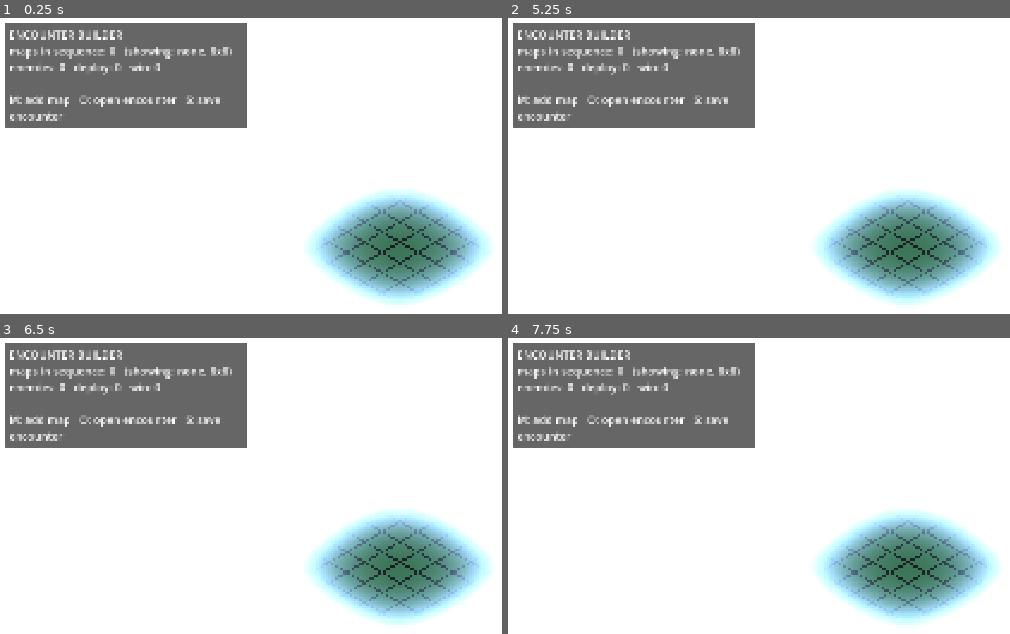
Above: before the commit, frames 1-4 (two rows, left to right).
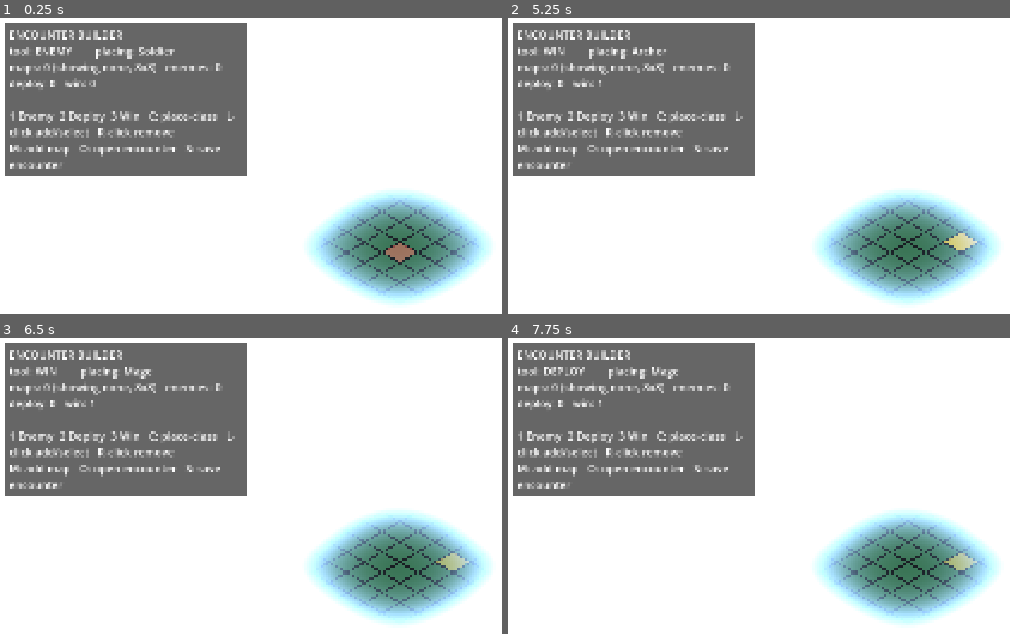
Above: after the commit, the same moments.

Repository: ZWMiller/cylinder_tactics
Game: Godot game, scene res://scenes/EncounterBuilder.tscn
Same seed, same stepped clock (60 frames per second), same inputs: the game is played once before the commit and once after it. This scene is started directly instead of the project's main scene.
Inputs (mouse positions are in pixels of both pictures, inside the frame that each line leads up to):
- Up to frame 1 (0.25 s): no input
- Up to frame 2 (5.25 s): tap Enter (ui_accept) at 0.5, 0.77, 1.25, 2, 2.75, 3.5, 3.77, 4.25 s; move the mouse to (outside the picture) at 0.52 s; hold Up (ui_up) 0.53-1.25 s; tap 1 at 0.6, 3.6 s; click (outside the picture) at 0.67 s; tap 2 at 0.8, 3.8 s; drag from (748, 266) to (outside the picture) at 1.27 s; move the mouse to (989, 145) at 2.02 s; hold Up (ui_up) 2.03-2.75 s; tap 3 at 2.1, 5.1 s; click (989, 145) at 2.17 s; tap C at 2.3 s; drag from (outside the picture) to (668, 174) at 2.77 s; move the mouse to (outside the picture) at 3.52 s; hold Left (ui_left) 3.53-4.25 s; click (outside the picture) at 3.67 s; drag from (668, 174) to (789, 130) at 4.27 s; move the mouse to (949, 242) at 5.02 s; hold Down (ui_down) from 5.03 s (still down); click (949, 242) at 5.17 s
- Up to frame 3 (6.5 s): tap C at 5.3 s; release Down (ui_down) at 5.75 s; drag from (281, 450) to (240, 586) at 5.77 s
- Up to frame 4 (7.75 s): move the mouse to (outside the picture) at 6.52 s; hold Up (ui_up) 6.53-7.25 s; tap T at 6.6 s; click (outside the picture) at 6.67 s; tap Enter (ui_accept) at 6.77 s; tap 2 at 6.8 s; drag from (748, 586) to (outside the picture) at 7.27 s

The runs differ from the first frame. In frame 1, 11% of the frame differs, in the area x 0-83%, y 9-83%; in frame 2, 11%; in frame 3, 11%; in frame 4, 11%.

Commit message:
Encounter Builder: placement tools + enemy face field + save fix
Make the Encounter Builder functional:
- Three placement tools (1 Enemy / 2 Deploy / 3 Win): left-click to place
  an enemy (red token, class label; C cycles the class) or paint a deploy/
  win region tile; right-click removes. Click an existing enemy to open an
  inspector (class + level + delete). Gold/blue/gold overlays on the map.
- EnemyPlacement gains a `face` field (TileFaces.Face, default TOP) so
  face-aware placement (undersides/walls, Phase 5) needs no format change;
  all tile picking funnels through one _pick_tile() swap point.
- Save fix: take_over_path on the MapSequence before saving the encounter,
  so it serializes an EXTERNAL reference to the shared sequence file instead
  of inlining a copy.
- First authored fixture: assets/encounters/wall_moat_test.tres (+ seq).

Co-Authored-By: Claude Opus 4.8 <noreply@anthropic.com>

Diff:
--- /dev/null
+++ b/assets/encounters/wall_moat_test.tres
@@ -0,0 +1,38 @@
+[gd_resource type="Resource" script_class="Encounter" format=3]
+
+[ext_resource type="Script" path="res://scripts/encounter/EnemyPlacement.gd" id="1_8g7bv"]
+[ext_resource type="Script" path="res://scripts/maps/MapSequence.gd" id="2_kska6"]
+[ext_resource type="Script" path="res://scripts/encounter/Encounter.gd" id="3_mrd1a"]
+
+[sub_resource type="Resource" id="Resource_tjnov"]
+script = ExtResource("1_8g7bv")
+tile = Vector2i(5, 4)
+klass = 1
+
+[sub_resource type="Resource" id="Resource_niwau"]
+script = ExtResource("1_8g7bv")
+tile = Vector2i(10, 4)
+klass = 1
+
+[sub_resource type="Resource" id="Resource_pup1v"]
+script = ExtResource("1_8g7bv")
+tile = Vector2i(7, 4)
+
+[sub_resource type="Resource" id="Resource_lyxkk"]
+script = ExtResource("1_8g7bv")
+tile = Vector2i(8, 4)
+
+[sub_resource type="Resource" id="Resource_ba4jb"]
+script = ExtResource("2_kska6")
+maps = PackedStringArray("res://assets/maps/wall_moat_test.tres")
+turns_after = PackedInt32Array(10)
+anchors = PackedInt32Array(0)
+
+[resource]
+script = ExtResource("3_mrd1a")
+map_sequence = SubResource("Resource_ba4jb")
+enemies = Array[ExtResource("1_8g7bv")]([SubResource("Resource_tjnov"), SubResource("Resource_niwau"), SubResource("Resource_pup1v"), SubResource("Resource_lyxkk")])
+regions = {
+"deploy": PackedInt32Array(1, 11, 1, 12, 2, 12, 2, 11, 3, 11, 3, 12),
+"win": PackedInt32Array(10, 0, 10, 1, 9, 0, 9, 1)
+}
--- /dev/null
+++ b/assets/sequences/wall_moat_test_seq.tres
@@ -0,0 +1,9 @@
+[gd_resource type="Resource" script_class="MapSequence" format=3]
+
+[ext_resource type="Script" path="res://scripts/maps/MapSequence.gd" id="1_p7sfn"]
+
+[resource]
+script = ExtResource("1_p7sfn")
+maps = PackedStringArray("res://assets/maps/wall_moat_test.tres")
+turns_after = PackedInt32Array(10)
+anchors = PackedInt32Array(0)
--- a/scripts/encounter/EncounterBuilder.gd
+++ b/scripts/encounter/EncounterBuilder.gd
@@ -10,9 +10,8 @@
 ##
 ## The common editor scaffolding (display field, camera, theme, HUD panel, dialog factory, input
 ## guard) lives in `AuthoringScene`, which this extends; here we only add the encounter-specific
-## pieces. THIS IS THE SKELETON (Phase 3 step 2): load-a-map-and-display + the save/load round-trip.
-## Placement tools (enemies, deploy/win regions) and the MAPS sequence panel land in later steps;
-## today the sequence is edited only by "add a map".
+## pieces: the three placement tools (ENEMY / DEPLOY / WIN), their on-map overlays, and the enemy
+## inspector. Still to come (later steps): the MAPS sequence panel, per-stat overrides / bosses.
 extends AuthoringScene
 
 ## Folders each document type lives in (mirrors the layering: maps → sequences → encounters).
@@ -24,6 +23,26 @@
 const PLACEHOLDER_SIZE := 8
 const PLACEHOLDER_HEIGHT := 1
 
+## What a left-click places/paints. ENEMY drops/selects an enemy unit; DEPLOY and WIN toggle a tile
+## in the player-start and reach-to-win regions. Switched with the 1 / 2 / 3 keys.
+enum Tool { ENEMY, DEPLOY, WIN }
+
+## The classes a newly-placed enemy can be, cycled with C (each enemy's class is then editable in the
+## inspector). Order is cosmetic — matches the class enum.
+const PLACE_CLASSES: Array[int] = [UnitClasses.Class.SOLDIER, UnitClasses.Class.ARCHER, UnitClasses.Class.MAGE]
+
+## Overlay colors: the per-tool hover pad, the enemy token (+ its selected highlight), and the two
+## region decals. Kept together so the palette reads at a glance (and matches the ally/enemy feel).
+const HOVER_COLORS := {
+	Tool.ENEMY: Color(1.0, 0.4, 0.35, 0.5),
+	Tool.DEPLOY: Color(0.35, 0.6, 1.0, 0.5),
+	Tool.WIN: Color(1.0, 0.85, 0.2, 0.5),
+}
+const ENEMY_COLOR := Color(0.85, 0.2, 0.2)
+const ENEMY_SELECTED_COLOR := Color(1.0, 0.75, 0.2)
+const DEPLOY_DECAL_COLOR := Color(0.35, 0.6, 1.0, 0.45)
+const WIN_DECAL_COLOR := Color(1.0, 0.85, 0.2, 0.5)
+
 ## The encounter being authored. Starts empty (an empty `MapSequence`, no enemies, no regions);
 ## "add a map" grows the sequence, and Open replaces it with a loaded one.
 var _encounter: Encounter
@@ -31,11 +50,31 @@
 ## `res://` path of the map currently shown on the field (for the HUD + recenter), or "" if none.
 var _shown_map_path: String = ""
 
-## The encounter-specific file pickers (built via the base `_make_dialog`, which registers them for
-## the dialog-open guard). Add-a-map opens the maps folder; open/save use the encounters folder.
+## The active placement tool, the class the next placed enemy takes, and the enemy currently
+## selected (its inspector open / token highlighted), or null.
+var _tool: int = Tool.ENEMY
+var _place_class: int = UnitClasses.Class.SOLDIER
+var _selected_enemy: EnemyPlacement = null
+
+## Root for all the on-map overlays (enemy tokens + region decals), rebuilt wholesale by
+## `_redraw_overlays`. A plain Node3D under this scene (world = field space, both at origin).
+var _overlay_root: Node3D
+
+## Shared overlay resources, built once in `_build_ui` and reused per marker.
+var _token_mesh: CylinderMesh
+var _decal_mesh: PlaneMesh
+var _enemy_mat: StandardMaterial3D
+var _enemy_selected_mat: StandardMaterial3D
+var _deploy_mat: StandardMaterial3D
+var _win_mat: StandardMaterial3D
+
+## The encounter-specific file pickers + the enemy inspector (all registered for the dialog guard).
 var _map_open_dialog: FileDialog
 var _enc_open_dialog: FileDialog
 var _enc_save_dialog: FileDialog
+var _inspector: AcceptDialog
+var _class_option: OptionButton
+var _level_spin: SpinBox
 
 
 # --- AuthoringScene hooks -----------------------------------------------------
@@ -45,11 +84,16 @@
 	return _flat_states(PLACEHOLDER_SIZE, PLACEHOLDER_SIZE, PLACEHOLDER_HEIGHT, TileTypes.Type.GRASS)
 
 
-## HOOK: create the blank encounter and the file pickers, then draw the HUD. (The base has already
-## built the field, camera, theme, and the HUD panel/label by now.)
+## HOOK: create the blank encounter, the overlay resources + root, the file pickers, the inspector,
+## then draw the HUD. (The base has already built the field, camera, theme, and HUD panel by now.)
 func _build_ui() -> void:
 	_encounter = Encounter.new()
 	_encounter.map_sequence = MapSequence.new()
+
+	_build_overlay_resources()
+	_overlay_root = Node3D.new()
+	_overlay_root.name = "Overlays"
+	add_child(_overlay_root)
 
 	_map_open_dialog = _make_dialog(FileDialog.FILE_MODE_OPEN_FILE, MAPS_DIR, "Map resource")
 	_map_open_dialog.file_selected.connect(_on_map_chosen)
@@ -58,18 +102,35 @@
 	_enc_save_dialog = _make_dialog(FileDialog.FILE_MODE_SAVE_FILE, ENCOUNTERS_DIR, "Encounter resource")
 	_enc_save_dialog.file_selected.connect(_on_encounter_save_chosen)
 
-	_refresh_label()
+	_build_inspector()
+	_refresh_label()
+
+
+## HOOK: per-frame hover — highlight the tile under the cursor in the active tool's color (unless a
+## dialog owns input). Uses the base field's active-tile pad, recolored per tool.
+func _authoring_process(dialog_open: bool) -> void:
+	if dialog_open:
+		_field.clear_active_tile()
+		return
+	var tile := _pick_tile(get_viewport().get_mouse_position())
+	if tile == Battlefield.INVALID_TILE:
+		_field.clear_active_tile()
+	else:
+		_field.set_active_tile(tile, HOVER_COLORS[_tool])
 
 
 # --- Input --------------------------------------------------------------------
 
-## Keyboard commands. M = add a map to the sequence, O = open an encounter, S = save the encounter.
-## (Mouse placement of enemies / regions arrives with the placement tools in the next step.)
+## Keyboard: 1/2/3 pick the tool, C cycles the enemy class to place, M/O/S manage files.
 func _unhandled_input(event: InputEvent) -> void:
 	if _dialog_open():
 		return
 	if event is InputEventKey and event.pressed and not event.echo:
 		match event.keycode:
+			KEY_1: _set_tool(Tool.ENEMY)
+			KEY_2: _set_tool(Tool.DEPLOY)
+			KEY_3: _set_tool(Tool.WIN)
+			KEY_C: _cycle_place_class()
 			KEY_M:
 				_map_open_dialog.popup_centered(Vector2i(1000, 680))
 			KEY_O:
@@ -77,6 +138,257 @@
 			KEY_S:
 				_enc_save_dialog.current_file = "%s.tres" % _encounter_basename()
 				_enc_save_dialog.popup_centered(Vector2i(1000, 680))
+	elif event is InputEventMouseButton and event.pressed:
+		var tile := _pick_tile(event.position)
+		if tile == Battlefield.INVALID_TILE:
+			return
+		if event.button_index == MOUSE_BUTTON_LEFT:
+			_apply_primary(tile)
+		elif event.button_index == MOUSE_BUTTON_RIGHT:
+			_apply_secondary(tile)
+
+
+## Pick the tile under a screen point. TOP-only today — this is the SINGLE place to make placement
+## face-aware later: swap to `_field.tile_and_face_at_screen_point` and thread the returned face
+## through `_apply_primary` into the placement's `face`. Returns `Battlefield.INVALID_TILE` on a miss.
+func _pick_tile(pos: Vector2) -> Vector2i:
+	return _field.tile_at_screen_point(_camera, pos)
+
+
+## Left-click on a tile: place/select an enemy, or add the tile to the active region.
+func _apply_primary(tile: Vector2i) -> void:
+	match _tool:
+		Tool.ENEMY: _place_or_select_enemy(tile)
+		Tool.DEPLOY: _set_region_tile(Encounter.REGION_DEPLOY, tile, true)
+		Tool.WIN: _set_region_tile(Encounter.REGION_WIN, tile, true)
+
+
+## Right-click on a tile: delete the enemy there, or remove the tile from the active region.
+func _apply_secondary(tile: Vector2i) -> void:
+	match _tool:
+		Tool.ENEMY: _remove_enemy_at(tile)
+		Tool.DEPLOY: _set_region_tile(Encounter.REGION_DEPLOY, tile, false)
+		Tool.WIN: _set_region_tile(Encounter.REGION_WIN, tile, false)
+
+
+# --- Tool / class selection ---------------------------------------------------
+
+## Switch the active placement tool and refresh the HUD (the hover color follows next frame).
+func _set_tool(tool: int) -> void:
+	_tool = tool
+	_refresh_label()
+
+
+## Cycle the class a newly-placed enemy takes (existing enemies are edited in the inspector).
+func _cycle_place_class() -> void:
+	var i := PLACE_CLASSES.find(_place_class)
+	_place_class = PLACE_CLASSES[(i + 1) % PLACE_CLASSES.size()]
+	_refresh_label()
+
+
+# --- Enemies ------------------------------------------------------------------
+
+## Left-click with the ENEMY tool: if an enemy already stands on `tile`, select it AND open the
+## inspector to edit it; otherwise just drop a new one of the current place-class (level 1) and
+## select it (no inspector — so you can place a row quickly; click one again to edit it).
+func _place_or_select_enemy(tile: Vector2i) -> void:
+	var existing := _enemy_at(tile)
+	if existing != null:
+		_select_enemy(existing)
+		return
+	var e := EnemyPlacement.new()
+	e.tile = tile
+	e.face = TileFaces.Face.TOP   # TOP today; becomes the picked face when face-aware placement lands (see _pick_tile)
+	e.klass = _place_class
+	e.level = 1
+	_encounter.enemies.append(e)
+	_selected_enemy = e
+	_redraw_overlays()
+	_refresh_label()
+
+
+## Remove the enemy on `tile`, if any (right-click). Clears the selection if it was the one removed.
+func _remove_enemy_at(tile: Vector2i) -> void:
+	var e := _enemy_at(tile)
+	if e == null:
+		return
+	_encounter.enemies.erase(e)
+	if _selected_enemy == e:
+		_selected_enemy = null
+	_redraw_overlays()
+	_refresh_label()
+
+
+## The enemy placement standing on `tile`, or null. Linear scan — encounters have few enemies.
+func _enemy_at(tile: Vector2i) -> EnemyPlacement:
+	for e in _encounter.enemies:
+		if e.tile == tile:
+			return e
+	return null
+
+
+## Mark `e` as selected (highlight its token) and open the inspector to edit its class + level.
+func _select_enemy(e: EnemyPlacement) -> void:
+	_selected_enemy = e
+	_redraw_overlays()
+	_open_inspector(e)
+
+
+# --- Regions ------------------------------------------------------------------
+
+## Add (`present` = true) or remove `tile` from the named region, then redraw. Idempotent — adding a
+## tile already in the region, or removing an absent one, is a no-op.
+func _set_region_tile(name: String, tile: Vector2i, present: bool) -> void:
+	var tiles := _encounter.region(name)
+	var has := tiles.has(tile)
+	if present and not has:
+		tiles.append(tile)
+	elif not present and has:
+		tiles.erase(tile)
+	else:
+		return
+	_encounter.set_region(name, tiles)
+	_redraw_overlays()
+	_refresh_label()
+
+
+# --- Overlays -----------------------------------------------------------------
+
+## Build the shared meshes + materials used by every token / decal (once, in `_build_ui`).
+func _build_overlay_resources() -> void:
+	var ts: float = _field.tile_size
+	_token_mesh = CylinderMesh.new()
+	_token_mesh.top_radius = ts * 0.26
+	_token_mesh.bottom_radius = ts * 0.26
+	_token_mesh.height = ts * 1.1
+	_decal_mesh = PlaneMesh.new()
+	_decal_mesh.size = Vector2(ts * 0.92, ts * 0.92)   # a near-tile-sized flat pad, like the path markers
+	_enemy_mat = _flat_material(ENEMY_COLOR, false)
+	_enemy_selected_mat = _flat_material(ENEMY_SELECTED_COLOR, false)
+	_deploy_mat = _flat_material(DEPLOY_DECAL_COLOR, true)
+	_win_mat = _flat_material(WIN_DECAL_COLOR, true)
+
+
+## An unshaded material of `color`; `transparent` toggles alpha blending (for the flat region decals
+## vs the opaque enemy cylinders). Unshaded so overlays read the same under any lighting.
+func _flat_material(color: Color, transparent: bool) -> StandardMaterial3D:
+	var m := StandardMaterial3D.new()
+	m.albedo_color = color
+	m.shading_mode = BaseMaterial3D.SHADING_MODE_UNSHADED
+	if transparent:
+		m.transparency = BaseMaterial3D.TRANSPARENCY_ALPHA
+	return m
+
+
+## Rebuild all on-map overlays from the current encounter: a colored decal per deploy/win tile and a
+## cylinder token (labeled with class + level) per enemy, the selected one highlighted. Cheap wholesale
+## rebuild (encounters are small); called after any placement edit and after the shown map changes
+## (tile heights move, so markers must be repositioned).
+func _redraw_overlays() -> void:
+	for child in _overlay_root.get_children():
+		child.queue_free()
+	for tile in _encounter.region(Encounter.REGION_DEPLOY):
+		_add_decal(tile, _deploy_mat)
+	for tile in _encounter.region(Encounter.REGION_WIN):
+		_add_decal(tile, _win_mat)
+	for e in _encounter.enemies:
+		_add_enemy_token(e)
+
+
+## Add a flat region decal on `tile`'s surface (a hair above it so it doesn't z-fight the cap).
+func _add_decal(tile: Vector2i, mat: StandardMaterial3D) -> void:
+	var mi := MeshInstance3D.new()
+	mi.mesh = _decal_mesh
+	mi.material_override = mat
+	mi.position = _field.tile_to_world(tile.x, tile.y) + Vector3(0.0, 0.05, 0.0)
+	_overlay_root.add_child(mi)
+
+
+## Add an enemy token (a cylinder standing on the tile) plus a floating "Class Ln" label, tinting the
+## cylinder gold if it's the selected enemy.
+func _add_enemy_token(e: EnemyPlacement) -> void:
+	var mi := MeshInstance3D.new()
+	mi.mesh = _token_mesh
+	mi.material_override = _enemy_selected_mat if e == _selected_enemy else _enemy_mat
+	var base := _field.tile_to_world(e.tile.x, e.tile.y)
+	mi.position = base + Vector3(0.0, _token_mesh.height * 0.5, 0.0)   # stand ON the surface
+	_overlay_root.add_child(mi)
+
+	var label := Label3D.new()
+	label.text = "%s L%d" % [UnitClasses.display_name(e.klass), e.level]
+	label.billboard = BaseMaterial3D.BILLBOARD_ENABLED
+	label.no_depth_test = true
+	label.pixel_size = 0.006
+	label.modulate = Color.WHITE
+	label.outline_size = 8
+	label.position = base + Vector3(0.0, _token_mesh.height + 0.4, 0.0)
+	_overlay_root.add_child(label)
+
+
+# --- Enemy inspector ----------------------------------------------------------
+
+## Build the enemy inspector dialog: a class dropdown + a level spinner, plus a Delete button. Edits
+## apply to `_selected_enemy` on OK. (Per-stat overrides / boss placement are a later step.)
+func _build_inspector() -> void:
+	_inspector = AcceptDialog.new()
+	_inspector.title = "Enemy"
+	_inspector.ok_button_text = "Apply"
+	_inspector.theme = _ui_theme
+	_inspector.min_size = Vector2i(440, 240)
+	var vb := VBoxContainer.new()
+	vb.add_theme_constant_override("separation", 8)
+	_inspector.add_child(vb)
+
+	var class_label := Label.new()
+	class_label.text = "Class"
+	vb.add_child(class_label)
+	_class_option = OptionButton.new()
+	for c in PLACE_CLASSES:
+		_class_option.add_item(UnitClasses.display_name(c), c)
+	vb.add_child(_class_option)
+
+	var level_label := Label.new()
+	level_label.text = "Level"
+	vb.add_child(level_label)
+	_level_spin = SpinBox.new()
+	_level_spin.min_value = 1
+	_level_spin.max_value = 99
+	vb.add_child(_level_spin)
+
+	# A destructive "Delete" as a secondary dialog button (fires `custom_action`, not `confirmed`).
+	_inspector.add_button("Delete", true, "delete")
+	_inspector.confirmed.connect(_on_inspector_apply)
+	_inspector.custom_action.connect(_on_inspector_action)
+	add_child(_inspector)
+	register_dialog(_inspector)
+
+
+## Populate + pop the inspector for `e`.
+func _open_inspector(e: EnemyPlacement) -> void:
+	_class_option.select(_class_option.get_item_index(e.klass))
+	_level_spin.value = e.level
+	_inspector.popup_centered()
+
+
+## Apply (OK): write the dropdown class + spinner level back to the selected enemy, then redraw.
+func _on_inspector_apply() -> void:
+	if _selected_enemy == null:
+		return
+	_selected_enemy.klass = _class_option.get_selected_id()
+	_selected_enemy.level = int(_level_spin.value)
+	_redraw_overlays()
+	_refresh_label()
+
+
+## A dialog button other than OK was pressed — currently only "delete", which removes the selected
+## enemy and closes the inspector.
+func _on_inspector_action(action: StringName) -> void:
+	if action == "delete" and _selected_enemy != null:
+		_encounter.enemies.erase(_selected_enemy)
+		_selected_enemy = null
+		_redraw_overlays()
+		_refresh_label()
+	_inspector.hide()
 
 
 # --- Map sequence -------------------------------------------------------------
@@ -91,8 +403,8 @@
 	_refresh_label()
 
 
-## Render the map at `path` on the display field (read-only) and reframe the camera. A missing /
-## unloadable map is reported and leaves the current view alone.
+## Render the map at `path` on the display field (read-only), reframe the camera, and reposition the
+## overlays (tile heights just changed). A missing / unloadable map leaves the current view alone.
 func _display_map(path: String) -> void:
 	var map := MapData.load_from(path)
 	if map == null:
@@ -101,6 +413,7 @@
 	_field.load_map_data(map)
 	_shown_map_path = path
 	_recenter_camera()
+	_redraw_overlays()
 
 
 # --- Save / Open --------------------------------------------------------------
@@ -114,12 +427,17 @@
 	if seq_path.is_empty():
 		seq_path = "%s/%s_seq.tres" % [SEQUENCES_DIR, _basename(path)]
 	var seq_err := ResourceSaver.save(seq, seq_path)
+	# Associate the in-memory sequence with its file, so the encounter serializes an EXTERNAL
+	# reference to it (shareable across encounters) instead of inlining a copy. Without this,
+	# ResourceSaver.save above leaves the sequence path-less and the encounter embeds it.
+	seq.take_over_path(seq_path)
 	var enc_err := _encounter.save_to(path)
 	print("EncounterBuilder: saved '%s' (seq → %s) [enc err %d, seq err %d]" % [path, seq_path, enc_err, seq_err])
 	_refresh_label()
 
 
-## Open an existing encounter: adopt it as the one being edited and display its first map.
+## Open an existing encounter: adopt it as the one being edited, display its first map, and draw its
+## placements.
 func _on_encounter_open_chosen(path: String) -> void:
 	var enc := Encounter.load_from(path)
 	if enc == null:
@@ -128,32 +446,45 @@
 	_encounter = enc
 	if _encounter.map_sequence == null:
 		_encounter.map_sequence = MapSequence.new()
+	_selected_enemy = null
 	var first := _encounter.first_map_path()
 	if not first.is_empty():
-		_display_map(first)
+		_display_map(first)     # also redraws overlays
+	else:
+		_redraw_overlays()
 	print("EncounterBuilder: opened '%s' (%d maps, %d enemies)" % [path, _encounter.map_sequence.size(), _encounter.enemies.size()])
 	_refresh_label()
 
 
 # --- HUD ----------------------------------------------------------------------
 
-## Redraw the HUD readout: the encounter's current makeup + the key help.
+## Redraw the HUD readout: the active tool, the encounter's makeup, and the key help.
 func _refresh_label() -> void:
 	var seq := _encounter.map_sequence
 	var dims := "%dx%d" % [_field.grid_width, _field.grid_height]
 	var lines := [
 		"ENCOUNTER BUILDER",
-		"maps in sequence: %d   (showing: %s, %s)" % [seq.size(), _shown_map_name(), dims],
-		"enemies: %d   deploy: %d   win: %d" % [
-			_encounter.enemies.size(),
+		"tool: %s        placing: %s" % [_tool_name(), UnitClasses.display_name(_place_class)],
+		"maps: %d (showing %s, %s)   enemies: %d   deploy: %d   win: %d" % [
+			seq.size(), _shown_map_name(), dims, _encounter.enemies.size(),
 			_encounter.region(Encounter.REGION_DEPLOY).size(),
 			_encounter.region(Encounter.REGION_WIN).size()],
 		"",
+		"1 Enemy  2 Deploy  3 Win   C: place-class   L-click add/select   R-click remove",
 		"M: add map   O: open encounter   S: save encounter",
 	]
 	_label.text = "\n".join(lines)
 
 
+## The active tool's display name.
+func _tool_name() -> String:
+	match _tool:
+		Tool.ENEMY: return "ENEMY"
+		Tool.DEPLOY: return "DEPLOY"
+		Tool.WIN: return "WIN"
+	return "?"
+
+
 ## Default filename stem for a Save — the shown map's name if any, else "encounter".
 func _encounter_basename() -> String:
 	return _basename(_shown_map_path) if not _shown_map_path.is_empty() else "encounter"
--- a/scripts/encounter/EnemyPlacement.gd
+++ b/scripts/encounter/EnemyPlacement.gd
@@ -23,6 +23,14 @@
 ## encounter's map; the loader places the unit here with `Unit.grid_coord = tile`.
 @export var tile: Vector2i = Vector2i.ZERO
 
+## Which FACE of the tile the enemy stands on — a `TileFaces.Face` (TOP / BOTTOM / N / S / E / W).
+## TOP today (units walk on tile tops), but the field exists NOW so face-aware placement — standing
+## on an underside or a wall, the meta-god's flipside / walkable undersides in Phase 5 — needs no
+## format change later. The picker can already report a face
+## (`Battlefield.tile_and_face_at_screen_point`); the builder just pins this to TOP until that
+## gameplay exists, and the loader ignores it for now. See docs/TODO.md Phase 5.
+@export var face: int = TileFaces.Face.TOP
+
 ## The class this enemy rolls as — a `UnitClasses.Class` value stored as its backing int (the
 ## same "class as int" convention `Recruit.starting_class` uses). Fed to `StatRoll.random_recruit`.
 @export var klass: int = 0
